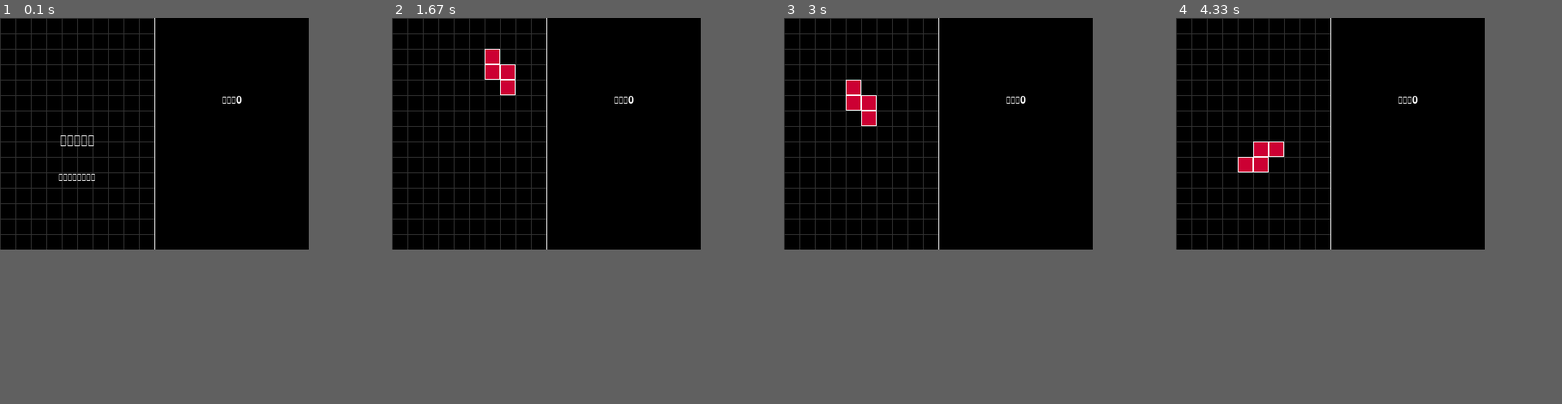
Above: before the commit, frames 1-4 (left to right).
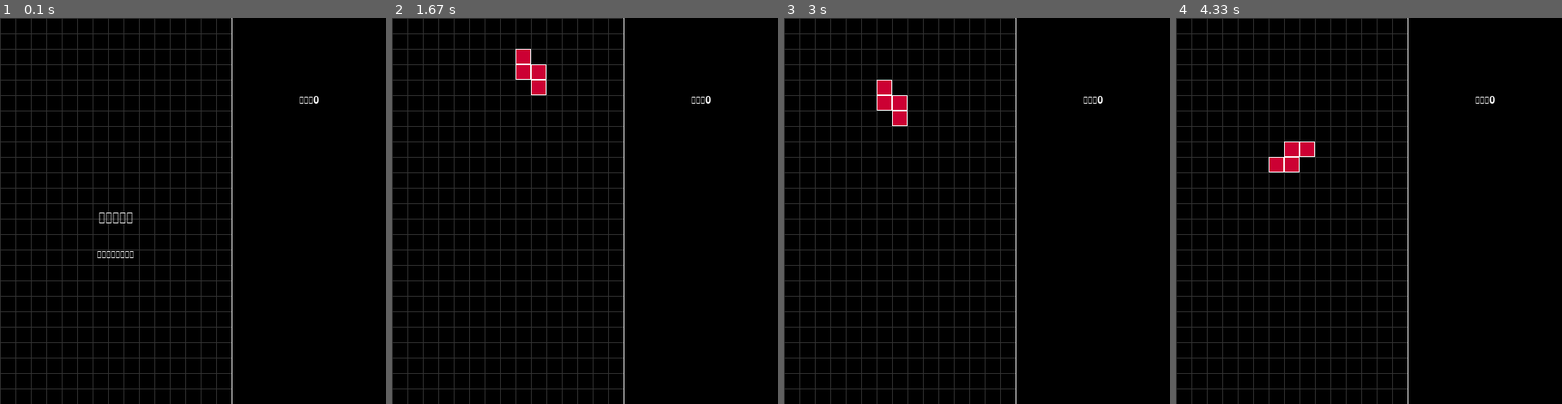
Above: after the commit, the same moments.

Repository: lovetianya/pygame-development
Game: pygame game, started from els/run-this.py
Two runs of this game, one before a commit and one after it. Both use one fixed random seed, a clock stepped at 60 frames per second and the inputs below.
Inputs:
- Up to frame 1 (0.1 s): no input
- Up to frame 2 (1.67 s): hold Right 0.33-0.8 s; hold Up 0.83-1.13 s; hold Right 1.17-1.63 s
- Up to frame 3 (3 s): hold Left 1.67-2.2 s; hold Down 2.23-2.53 s; hold Left 2.57-2.97 s
- Up to frame 4 (4.33 s): hold Up 3-3.37 s; hold Right 3.4-4.03 s; hold Down from 4.07 s (still down)
The window is 400x300 before the commit and 500x500 after it. Grey fills any space a smaller window leaves; there, only what the larger window draws over its background counts as a difference.

The runs differ from the first frame. In frame 1, 4.2% of the frame differs, in the area x 0-83%, y 0-100%; in frame 2, 5.1%; in frame 3, 5.1%; in frame 4, 5.1%.

Commit message:
small change
small change

Diff:
--- a/els/run-this.py
+++ b/els/run-this.py
@@ -7,8 +7,8 @@
 pygame.init()
 
 GRID_WIDTH = 20
-GRID_NUM_WIDTH = 10
-GRID_NUM_HEIGHT = 15
+GRID_NUM_WIDTH = 15
+GRID_NUM_HEIGHT = 25
 WIDTH, HEIGHT = GRID_WIDTH * GRID_NUM_WIDTH, GRID_WIDTH * GRID_NUM_HEIGHT
 SIDE_WIDTH = 200
 SCREEN_WIDTH = WIDTH + SIDE_WIDTH
